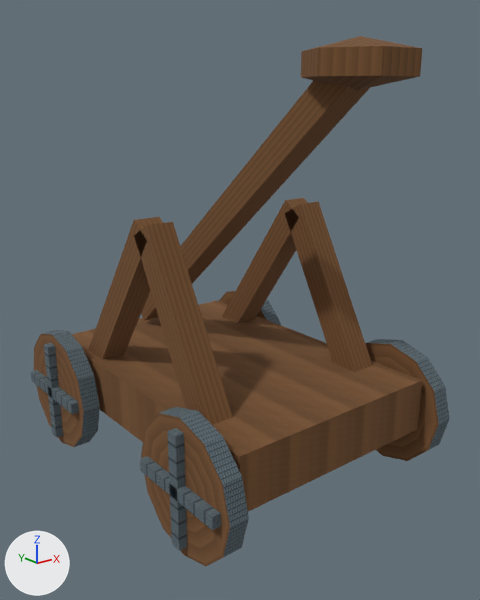
The glTF model app/src/main/assets/3d/field/unit-CATAPULT-lod0.glb, before and after one commit.
The view is the same before and after, from a camera (50 mm lens) standing at (-0.524, -0.688, 0.494) and looking at (-0.003, -0.037, 0.233). Lighting does not change. The marker at lower left points along +X, +Y and +Z. The picture after the commit comes second. Vertices at exactly the same position are counted once.
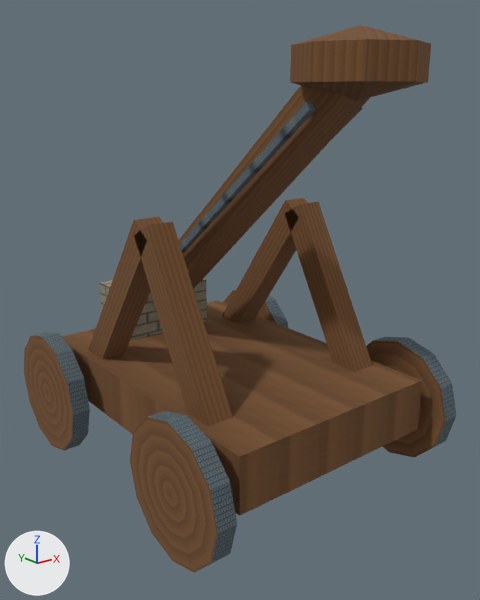
Location of each change, [x1, y1, x2, y2] in pixels of the pictures (480 x 600 px; the box of a moved part takes in the faces that stretch with it):
'Mesh_0', reshaped: before [30, 36, 450, 567]; after [24, 25, 456, 573]
part 1 of me_mesh_0, moved or reshaped: before [34, 330, 100, 447]; after [24, 332, 90, 450]
part 2 of me_mesh_0, moved or reshaped: before [141, 407, 249, 567]; after [130, 411, 237, 573]
part 3 of me_mesh_0, moved or reshaped: before [219, 289, 281, 325]; after [223, 289, 288, 328]
part 4 of me_mesh_0, moved or reshaped: before [365, 339, 450, 461]; after [366, 337, 456, 457]
part 5 of me_mesh_0, added (brown): after [99, 278, 207, 340]
part 6 of me_mesh_0, rebuilt (16% wider, 40% taller): before [301, 36, 422, 90]; after [290, 25, 431, 101]
part 7 of me_mesh_0, rebuilt: before [141, 80, 369, 321]; after [179, 86, 369, 289]
part 8 of me_mesh_0, added: after [180, 102, 363, 253]

Edits to the bpy script that builds the scene:
```text
Change me_mesh_0:
    used by ob_mesh_0; location = (0.0, 0.0, 0.0)
    remove me_mesh_0.from_pydata(...)  # 236 vertices, 368 faces; spans x -0.192..0.192, y -0.273..0.245, z 0.0..0.545
    add me_mesh_0.from_pydata(...)  # 284 vertices, 430 faces; spans x -0.197..0.197, y -0.289..0.245, z 0.0..0.555
    me_mesh_0 part 1: the loose piece of 26 vertices spanning x -0.182..-0.158, y 0.075..0.245, z 0.0..0.17 is moved by (-0.015, 0.0, 0.0)
    me_mesh_0 part 2: the loose piece of 26 vertices spanning x -0.182..-0.158, y -0.245..-0.075, z 0.0..0.17 is moved by (-0.015, 0.0, 0.0)
    me_mesh_0 part 3: the loose piece of 26 vertices spanning x 0.158..0.182, y 0.075..0.245, z 0.0..0.17 is moved by (0.015, 0.0, 0.0)
    me_mesh_0 part 4: the loose piece of 26 vertices spanning x 0.158..0.182, y -0.245..-0.075, z 0.0..0.17 is moved by (0.015, 0.0, 0.0)
    me_mesh_0 part 5: the loose piece of 8 vertices spanning x -0.15..0.15, y -0.22..0.22, z 0.07..0.14 is copied, and the copy is scaled about its middle by (0.467, 0.205, 1.14), then moved by (0.0, 0.185, 0.065); it spans x -0.07..0.07, y 0.14..0.23, z 0.13..0.21
    me_mesh_0 part 6: the loose piece of 20 vertices spanning x -0.056..0.056, y -0.273..-0.168, z 0.495..0.545 is rebuilt with 28 vertices and now spans x -0.065..0.065, y -0.289..-0.151, z 0.485..0.555
    me_mesh_0 part 7: the loose piece of 8 vertices spanning x -0.018..0.018, y -0.231..0.211, z 0.147..0.533 is rebuilt with 8 vertices and now spans x -0.023..0.023, y -0.235..0.215, z 0.143..0.537
    me_mesh_0 part 8
    8 vertices are added at x -0.04..0.031, y -0.193..0.193, z 0.176..0.484
    8 new vertices lie (0.009, 0.0, 0.0) away from vertices in x -0.04..0.031, y -0.193..0.193, z 0.176..0.484
    20 new faces join them
    other edits to the shape of me_mesh_0 do not show in these pictures
```
